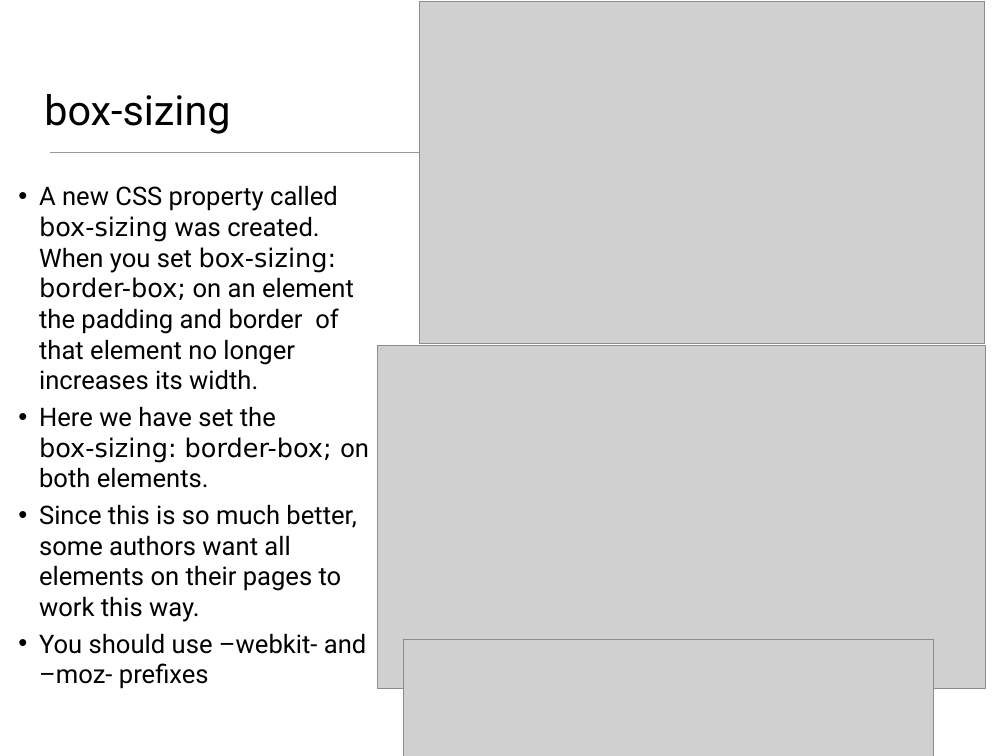
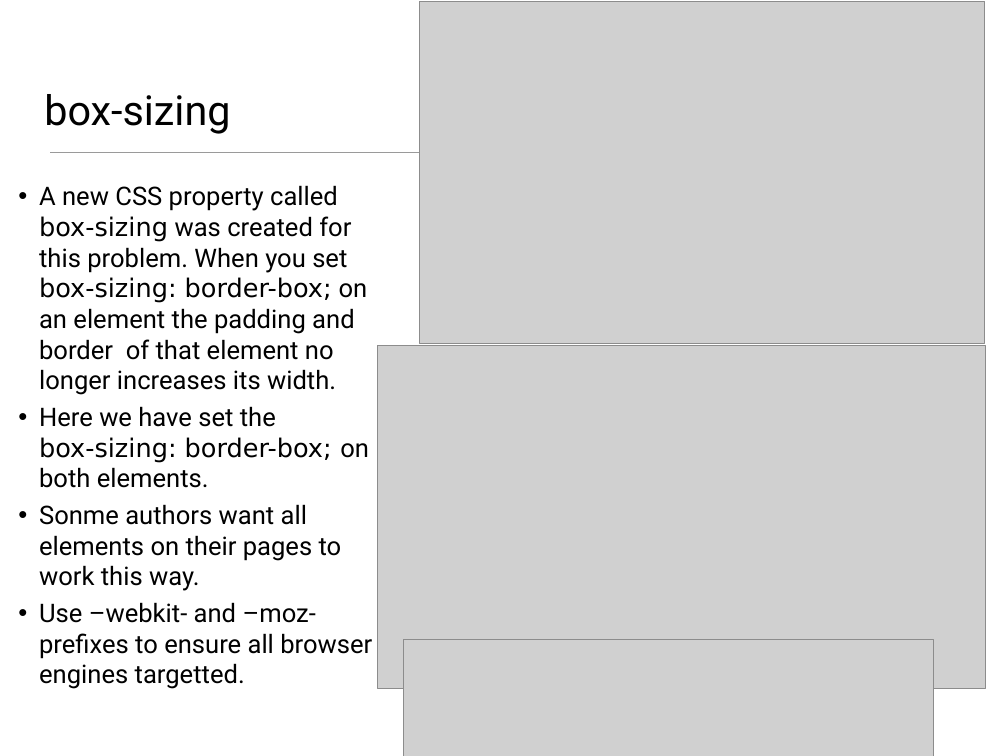
Before and after one commit to wit-web-dev-2015/web-dev-1, a slide deck: slide 9 of topic06/talk-1/a-css-layout-part1.pptx. Drawn at 1008x756 pixels with LibreOffice and Linux fonts; fonts in the diff are those of the drawing; grey boxes stand for pictures. Boxes give left, top, right and bottom in pixels: in the first picture for what was removed or moved away, otherwise in the second. Text is boxed around its words. In the diff, an @@ line names an element or a change of style, - is before the commit and + after.

```diff
--- a/topic06/talk-1/a-css-layout-part1.pptx
+++ b/topic06/talk-1/a-css-layout-part1.pptx
@@ text at (39, 185, 368, 395): text changed @@
-• A new CSS property called box-sizing was created. When you set box-sizing: border-box; on an element the padding and border of that element no longer increases its width.
+• A new CSS property called box-sizing was created for this problem. When you set box-sizing: border-box; on an element the padding and border of that element no longer increases its width.
@@ text at (39, 504, 372, 689): text changed @@
-• Since this is so much better, some authors want all elements on their pages to work this way.
-• You should use –webkit- and –moz- prefixes
+• Sonme authors want all elements on their pages to work this way.
+• Use –webkit- and –moz- prefixes to ensure all browser engines targetted.
```
Also in this commit, not shown: 12 other slides changed, 1 slide added, 16 other files.
